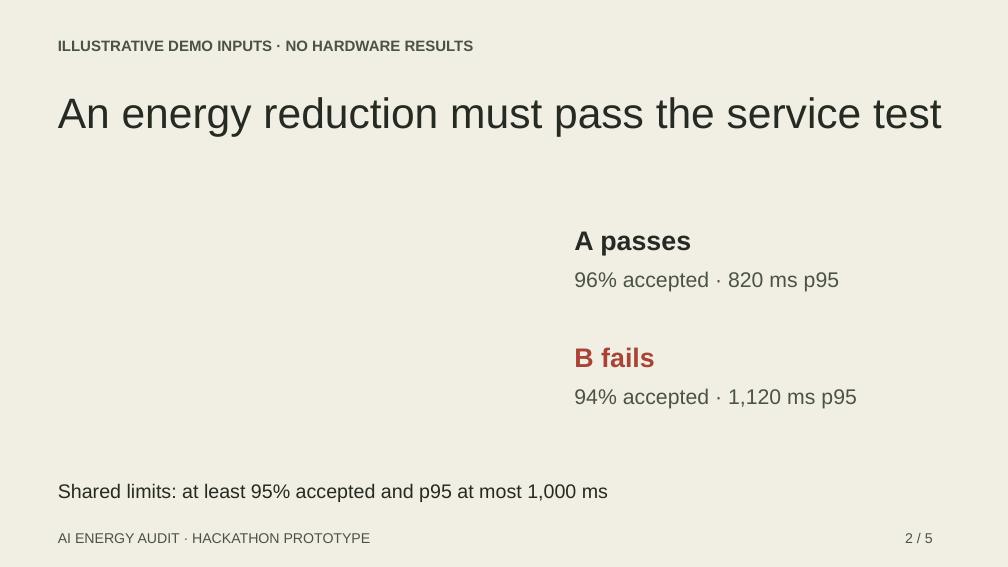
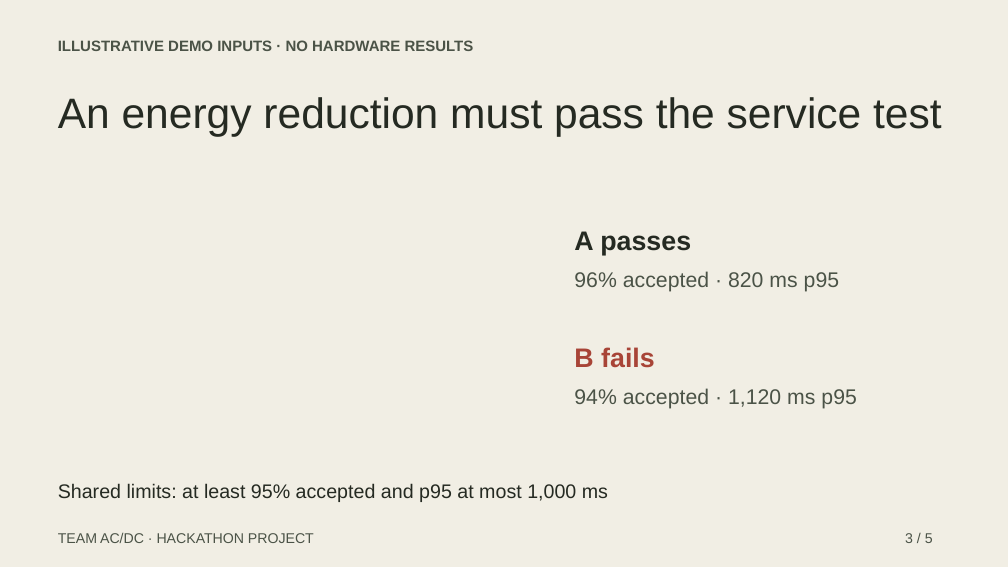
Before and after one commit to maxchamp2005-sudo/llm-energy-efficiency, a slide deck: slide 3 of docs/hackathon-pitch.pptx (slide 2 before the commit). Drawn at 1008x567 pixels with LibreOffice and Linux fonts; fonts in the diff are those of the drawing. Boxes give left, top, right and bottom in pixels: in the first picture for what was removed or moved away, otherwise in the second. Text is boxed around its words. In the diff, an @@ line names an element or a change of style, - is before the commit and + after.

Commit message:
Add hackathon measurement trace and update Power per LLM token pitch

```diff
--- a/docs/hackathon-pitch.pptx
+++ b/docs/hackathon-pitch.pptx
@@ text at [58, 533, 314, 543]: text changed @@
-AI ENERGY AUDIT · HACKATHON PROTOTYPE
+TEAM AC/DC · HACKATHON PROJECT
@@ text at [905, 533, 933, 543]: text changed @@
-2 / 5
+3 / 5
```
Also in this commit, not shown: 3 other slides changed, 1 slide added, 1 slide removed, 12 other files.
